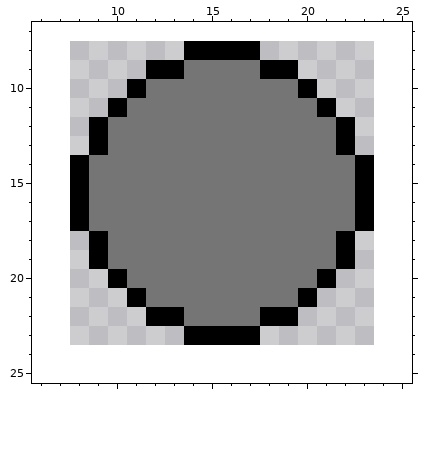
File history of a pixel-art file, Assets/Art/Clump/Clump.aseprite. This is how it looked before the edit.
16x16 pixels, 1 frame. Shown: x 6..25, y 7..25. The old version is drawn lined up with the new one, on the new canvas.
New version:
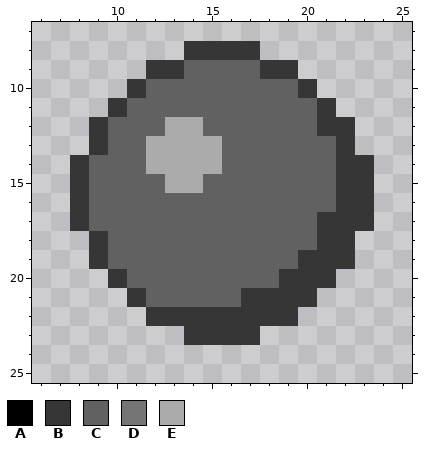
Palette (. is transparent): A #000000  B #363636  C #616161  D #757575  E #ababab
The author wrote: Add prop movement toward center of clump
Difference:
canvas 16x16 -> 32x32, the old top-left corner now at 8,8
Changed rows in their new state; - is an unchanged pixel.
first column x 8:
 8 ------BBBB------
 9 ----BBCCCCBB----
10 ---BCCCCCCCCB---
11 --BCCCCCCCCCCB--
12 -BCCCEECCCCCCBB-
13 -BCCEEEECCCCCCB-
14 BCCCEEEECCCCCCBB
15 BCCCCEECCCCCCCBB
16 BCCCCCCCCCCCCCBB
17 BCCCCCCCCCCCCBBB
18 -BCCCCCCCCCCCBB-
19 -BCCCCCCCCCCBBB-
20 --BCCCCCCCCBBB--
21 ---BCCCCCBBBB---
22 ----BBBBBBBB----
23 ------BBBB------
Where, in picture pixels (left, top, right, bottom), the same in both pictures:
changed: (70, 41, 374, 345)
